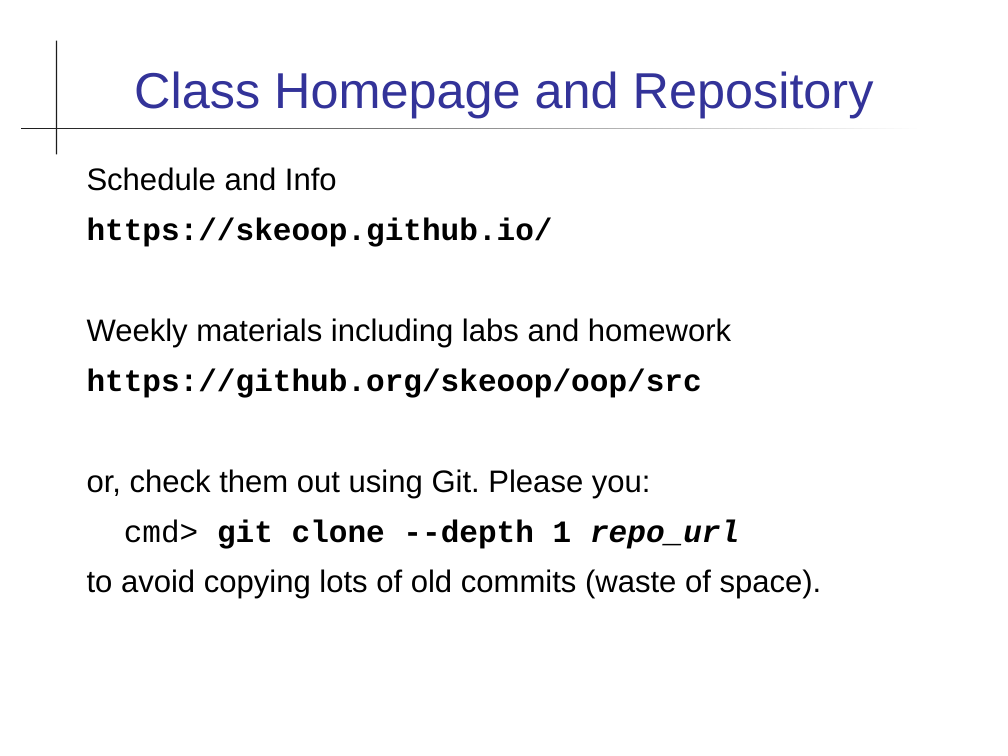
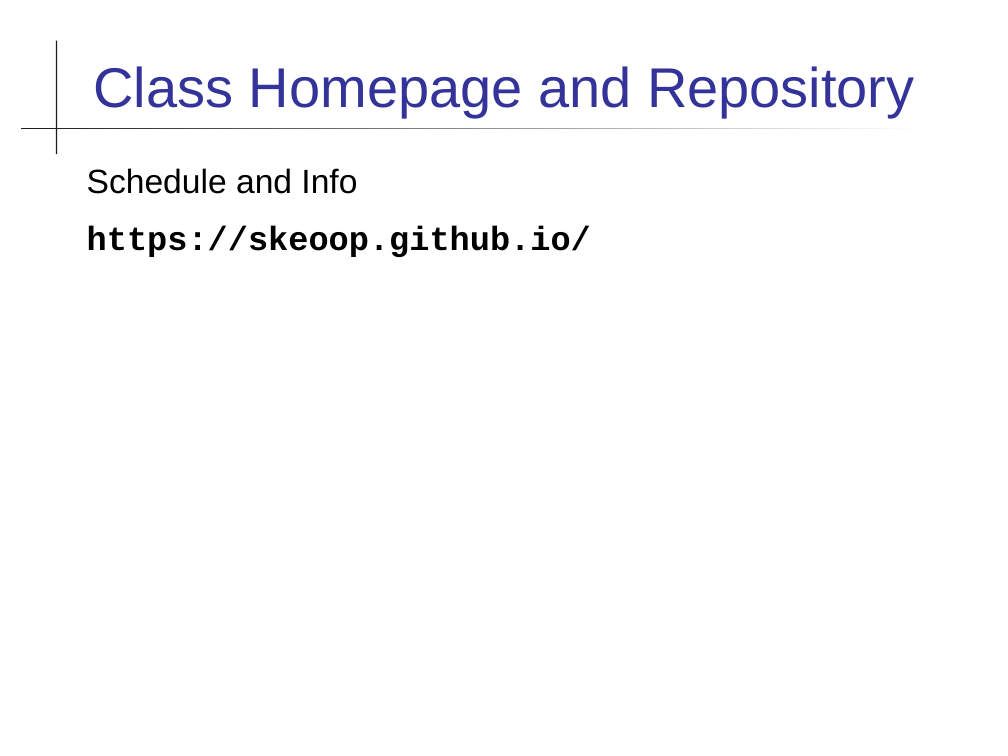
Before and after one commit to skeoop/skeoop.github.io, a slide deck: slide 18 of intro/Introduction-to-Course.ppt. Drawn at 1008x756 pixels with LibreOffice and Linux fonts; fonts in the diff are those of the drawing. Boxes give left, top, right and bottom in pixels: in the first picture for what was removed or moved away, otherwise in the second. Text is boxed around its words. In the diff, an @@ line names an element or a change of style, - is before the commit and + after.

```diff
--- a/intro/Introduction-to-Course.ppt
+++ b/intro/Introduction-to-Course.ppt
@@ title "Class Homepage and Repository" at [94, 66, 914, 117]: size 36 to 40 pt @@
@@ text "Schedule and Info" at [87, 168, 591, 257]: size 22.2 to 24 pt; indent changed; line spacing 0.9 to 1 @@
@@ text at [87, 318, 822, 599]: paragraphs removed @@
-Weekly materials including labs and homework
-https://github.org/skeoop/oop/src
-or, check them out using Git. Please you:
-cmd> git clone --depth 1 repo_url
-to avoid copying lots of old commits (waste of space).
```
Also in this commit, not shown: 16 other slides changed, 6 other files.
